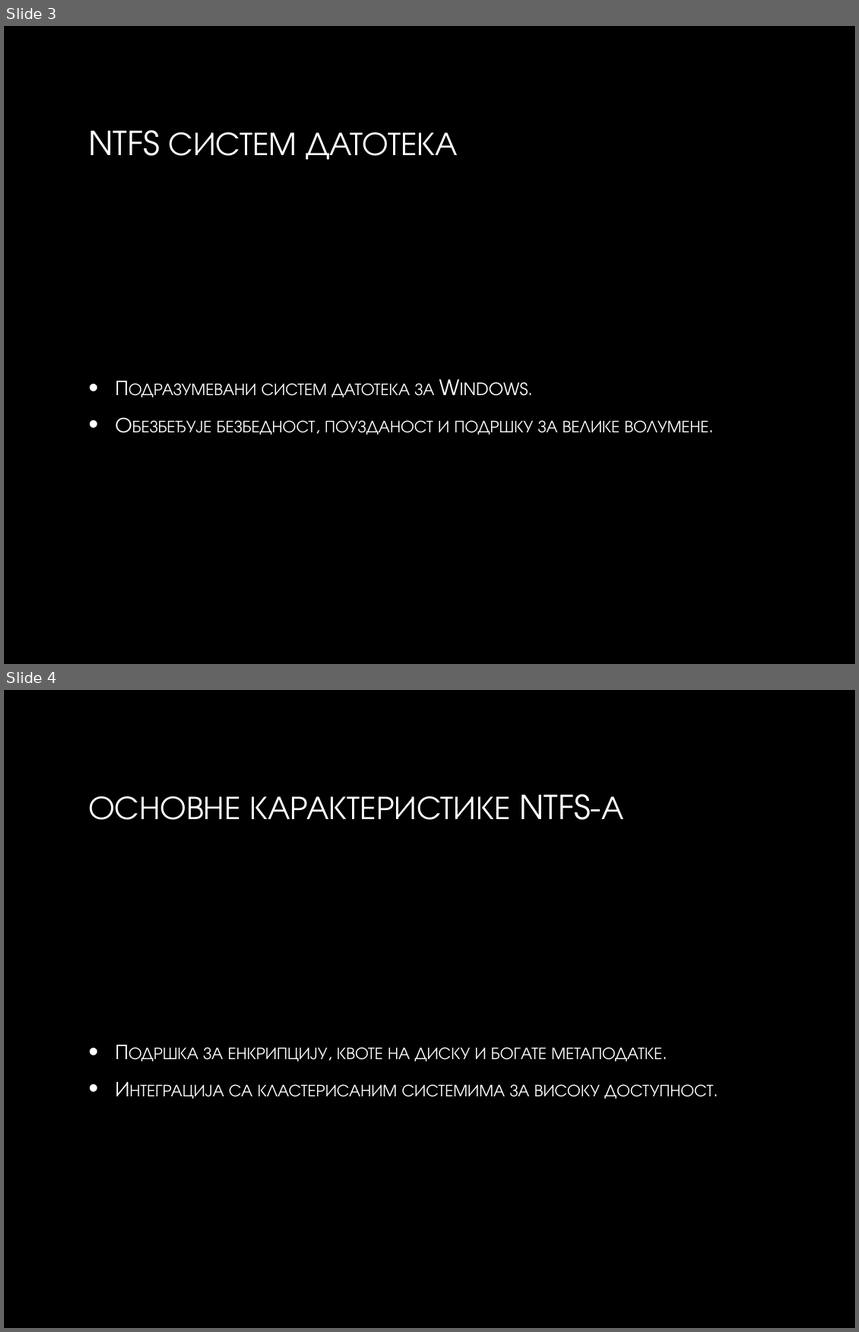
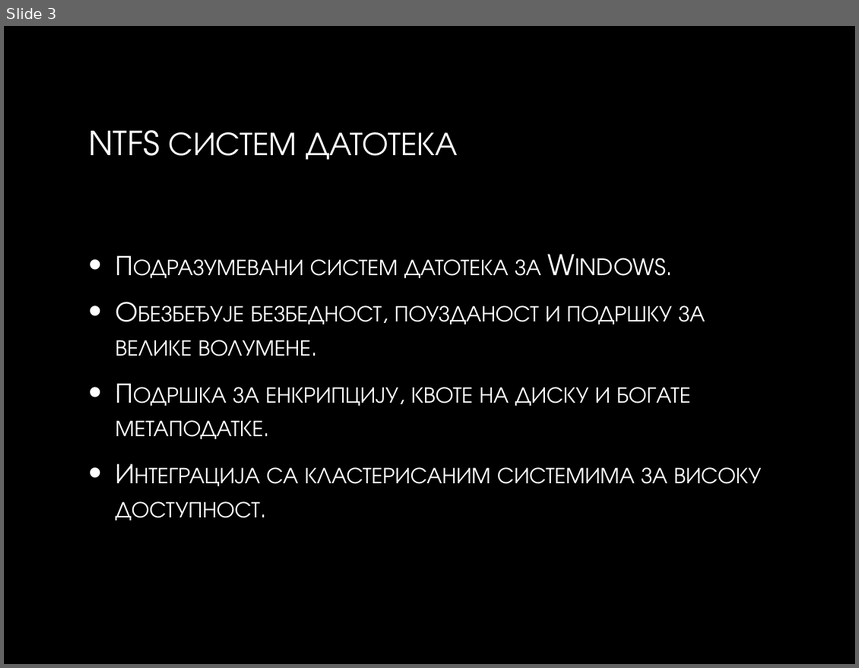
Before and after one commit to Vukasin211/Windows-Alternative-Data-Streams, a slide deck: ADS_Seminar.pptx. Shown one above the other, each under a label of ours: slides 3 and 4 before the commit, slide 3 after it. The pictures are 859x1332 and 859x668 pixels, drawn with LibreOffice and Linux fonts; fonts in the diff are those of the drawing; background and template pictures are left out. Boxes give left, top, right and bottom in pixels: in the first picture for what was removed or moved away, otherwise in the second. Text is boxed around its words. In the diff, an @@ line names an element or a change of style, - is before the commit and + after.

```diff
--- a/ADS_Seminar.pptx
+++ b/ADS_Seminar.pptx
@@ slide 4 removed at <box>4,690,855,1328</box>, background picture (left out) @@
@@ title removed at <box>88,794,623,820</box> @@
-ОСНОВНЕ КАРАКТЕРИСТИКЕ NTFS-А
@@ text removed at <box>203,1047,713,1099</box> @@
-• Подршка за енкрипцију, квоте на диску и богате метаподатке.
-• Интеграција са кластерисаним системима за високу доступност.
@@ slide 3 changed as well @@
@@ text at <box>115,259,705,357</box>: size 18 to 24 pt in "Подразумевани систем датотека за Windows.", "Обезбеђује безбедност, поузданост и подршку за велике ..."; more space between paragraphs @@
@@ text at <box>115,387,762,521</box>: paragraphs added @@
+• Подршка за енкрипцију, квоте на диску и богате метаподатке.
+• Интеграција са кластерисаним системима за високу доступност.
```
Also in this commit, not shown: 7 other slides changed, 8 slides added, 12 other slides removed, 1 other file.
